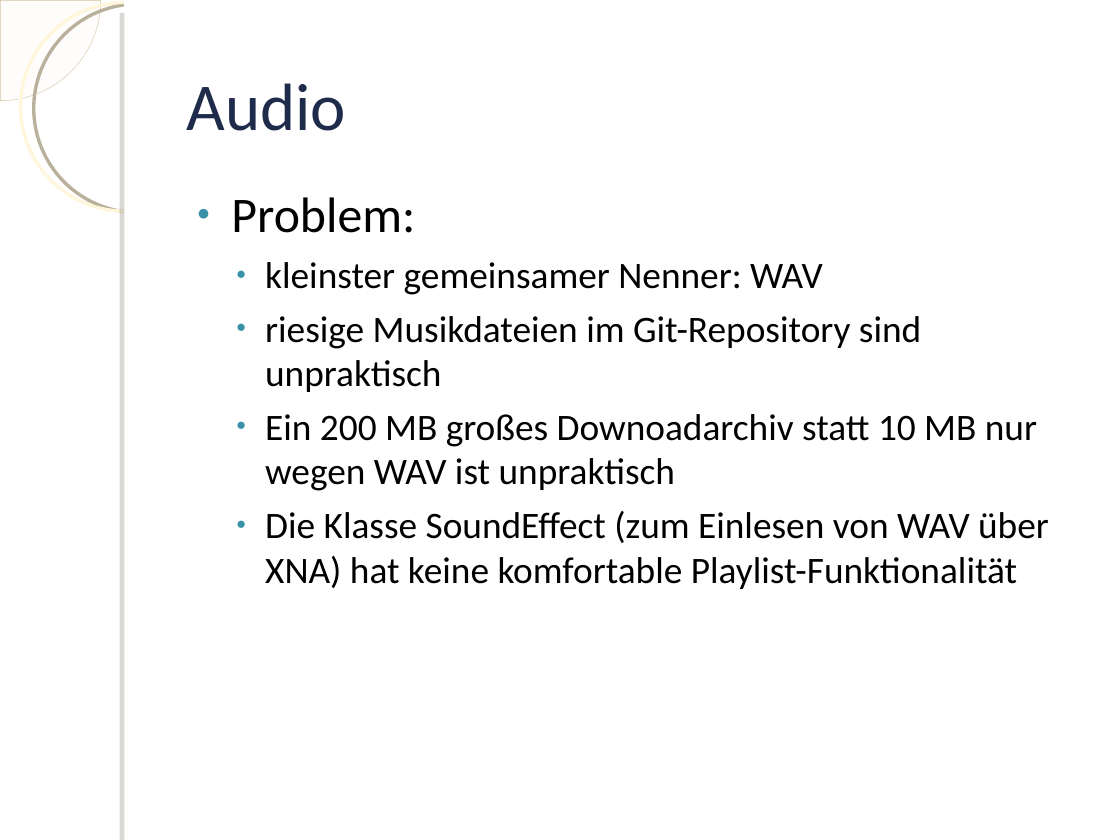
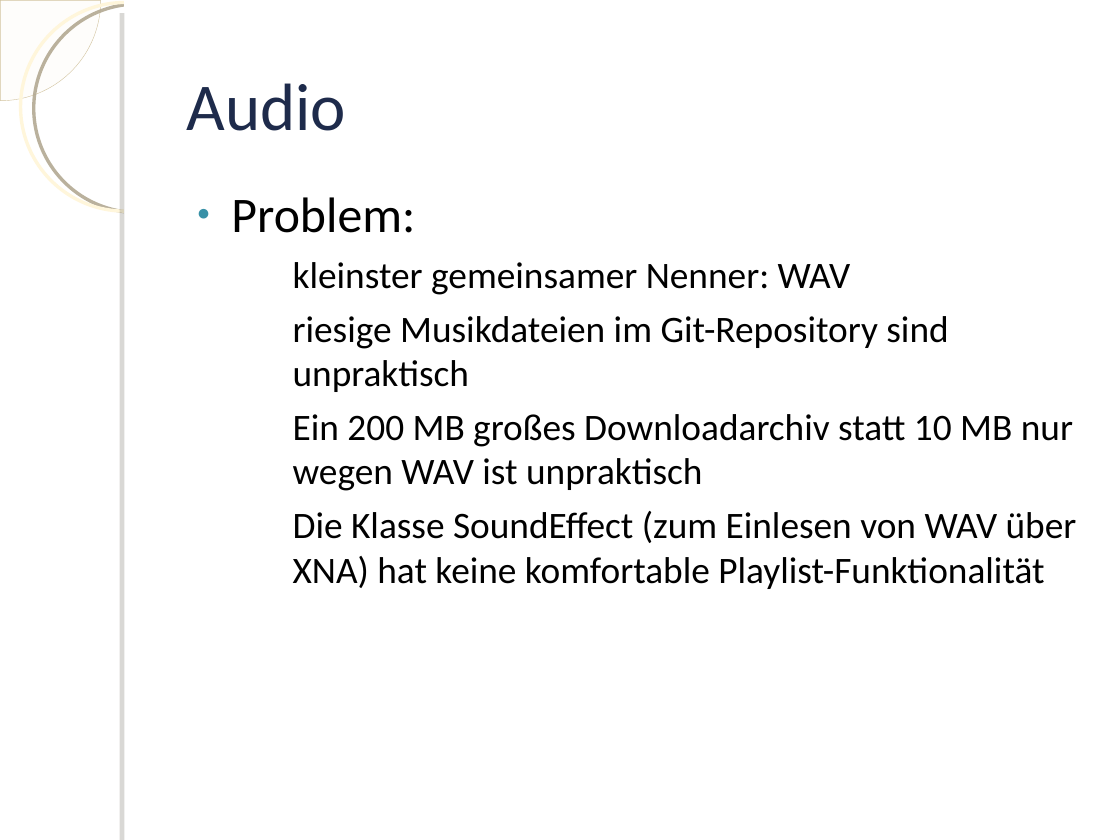
Before and after one commit to knot3/pse-knot, a slide deck: slide 12 of Implementierungsbericht/Praesentation.odp. Drawn at 1120x840 pixels with LibreOffice and Linux fonts; fonts in the diff are those of the drawing; background and template pictures are left out. Boxes give left, top, right and bottom in pixels: in the first picture for what was removed or moved away, otherwise in the second. Text is boxed around its words. In the diff, an @@ line names an element or a change of style, - is before the commit and + after.

```diff
--- a/Implementierungsbericht/Praesentation.odp
+++ b/Implementierungsbericht/Praesentation.odp
@@ text at (x1=293, y1=262, x2=1077, y2=589): bullet ● to −; bullet colour #3891A7 to #FFFFFF @@
@@ text at (x1=293, y1=414, x2=1073, y2=491): text changed @@
-  ● Ein 200 MB großes Downoadarchiv statt 10 MB nur wegen WAV ist unpraktisch
+  − Ein 200 MB großes Downloadarchiv statt 10 MB nur wegen WAV ist unpraktisch
```
Also in this commit, not shown: 10 other slides changed.
